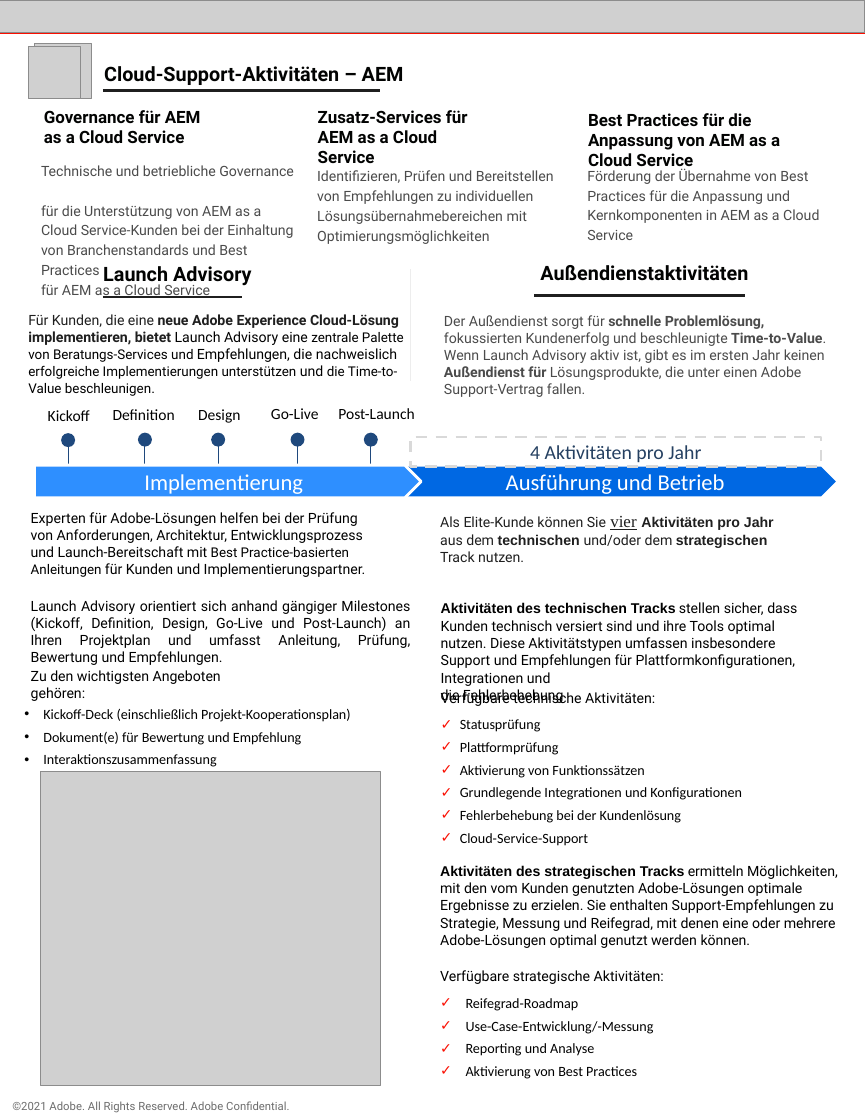
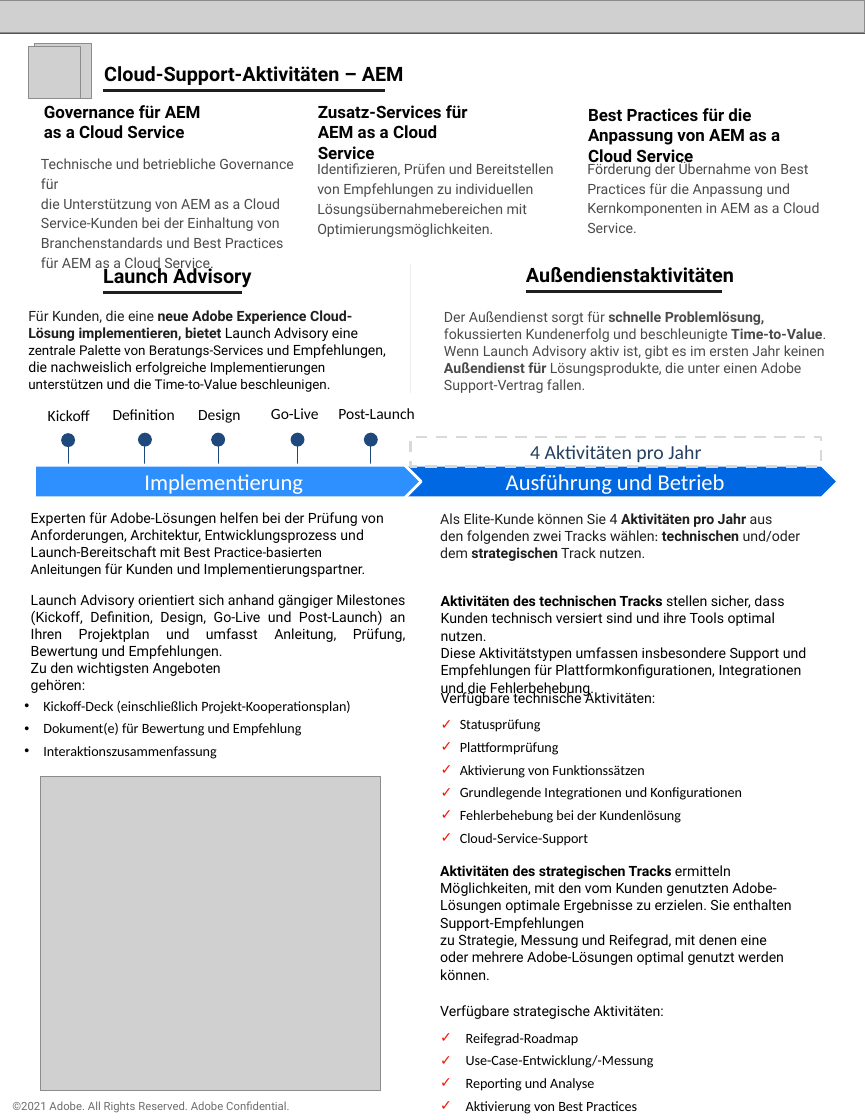
Before and after one commit to AdobeDocs/support-resources.de-DE, a slide deck: slide 3 of help/data-sheets/assets/EliteSupportDatasheet.pptx. Drawn at 865x1120 pixels with LibreOffice and Linux fonts; fonts in the diff are those of the drawing; grey boxes stand for pictures. Boxes give left, top, right and bottom in pixels: in the first picture for what was removed or moved away, otherwise in the second. Text is boxed around its words. In the diff, an @@ line names an element or a change of style, - is before the commit and + after.

```diff
--- a/help/data-sheets/assets/EliteSupportDatasheet.pptx
+++ b/help/data-sheets/assets/EliteSupportDatasheet.pptx
@@ freeform shape resized from (x1=103, y1=91, x2=381, y2=96) to (x1=103, y1=91, x2=385, y2=99) @@
@@ text "Zusatz-Services für AEM as a ..." moved from (x1=318, y1=110, x2=468, y2=163) to (x1=318, y1=105, x2=468, y2=159) @@
@@ text at (x1=587, y1=149, x2=819, y2=216): text changed @@
-Förderung der Übernahme von Best Practices für die Anpassung und Kernkomponenten in AEM as a Cloud Service
+Förderung der Übernahme von Best Practices für die Anpassung und Kernkomponenten in AEM as a Cloud Service.
@@ text at (x1=41, y1=158, x2=294, y2=273): text changed @@
-Technische und betriebliche Governance
-für die Unterstützung von AEM as a Cloud Service-Kunden bei der Einhaltung von Branchenstandards und Best Practices
-für AEM as a Cloud Service
+Technische und betriebliche Governance für
+die Unterstützung von AEM as a Cloud Service-Kunden bei der Einhaltung von Branchenstandards und Best Practices
+für AEM as a Cloud Service.
@@ text at (x1=317, y1=163, x2=554, y2=237): text changed @@
-Identifizieren, Prüfen und Bereitstellen
-von Empfehlungen zu individuellen Lösungsübernahmebereichen mit Optimierungsmöglichkeiten
+Identifizieren, Prüfen und Bereitstellen
+von Empfehlungen zu individuellen Lösungsübernahmebereichen mit Optimierungsmöglichkeiten.
@@ freeform shape resized from (x1=411, y1=269, x2=411, y2=381) to (x1=406, y1=265, x2=411, y2=393) @@
@@ text "Außendienstaktivitäten" moved from (x1=540, y1=265, x2=748, y2=281) to (x1=526, y1=267, x2=734, y2=283) @@
@@ 3 texts, 1 freeform shape moved together from (x1=44, y1=110, x2=826, y2=380) to (x1=44, y1=105, x2=826, y2=376) @@
@@ freeform shape resized from (x1=534, y1=295, x2=745, y2=295) to (x1=526, y1=291, x2=723, y2=296) @@
@@ text "Für Kunden, die eine neue ..." rewrapped from (x1=28, y1=314, x2=404, y2=379) to (x1=28, y1=310, x2=386, y2=392) @@
@@ text "Implementierung" rewrapped from (x1=31, y1=474, x2=366, y2=577) to (x1=31, y1=474, x2=384, y2=577) @@
@@ text at (x1=440, y1=513, x2=800, y2=561): text changed @@
-Als Elite-Kunde können Sie vier Aktivitäten pro Jahr
-aus dem technischen und/oder dem strategischen
-Track nutzen.
+Als Elite-Kunde können Sie 4 Aktivitäten pro Jahr aus
+den folgenden zwei Tracks wählen: technischen und/oder
+dem strategischen Track nutzen.
@@ text "Launch Advisory orientiert sich anhand ..." rewrapped from (x1=31, y1=600, x2=410, y2=665) to (x1=31, y1=594, x2=405, y2=659) @@
@@ text at (x1=441, y1=595, x2=806, y2=697): text changed @@
-Aktivitäten des technischen Tracks stellen sicher, dass Kunden technisch versiert sind und ihre Tools optimal nutzen. Diese Aktivitätstypen umfassen insbesondere Support und Empfehlungen für Plattformkonfigurationen, Integrationen und
-die Fehlerbehebung
+Aktivitäten des technischen Tracks stellen sicher, dass Kunden technisch versiert sind und ihre Tools optimal nutzen.
+Diese Aktivitätstypen umfassen insbesondere Support und Empfehlungen für Plattformkonfigurationen, Integrationen
+und die Fehlerbehebung.
@@ text "Zu den wichtigsten Angeboten gehören:" moved from (x1=31, y1=670, x2=221, y2=701) to (x1=31, y1=662, x2=221, y2=693) @@
@@ text "Kickoff-Deck (einschließlich Projekt-Kooperationsplan)" moved from (x1=43, y1=709, x2=350, y2=767) to (x1=43, y1=701, x2=350, y2=759) @@
@@ picture moved from (x1=41, y1=771, x2=381, y2=1085) to (x1=41, y1=776, x2=381, y2=1090) @@
@@ text at (x1=440, y1=865, x2=792, y2=980): font Arial to Roboto in "Aktivitäten des strategischen Tracks" @@
```
Also in this commit, not shown: 3 other slides changed, 8 other files.
